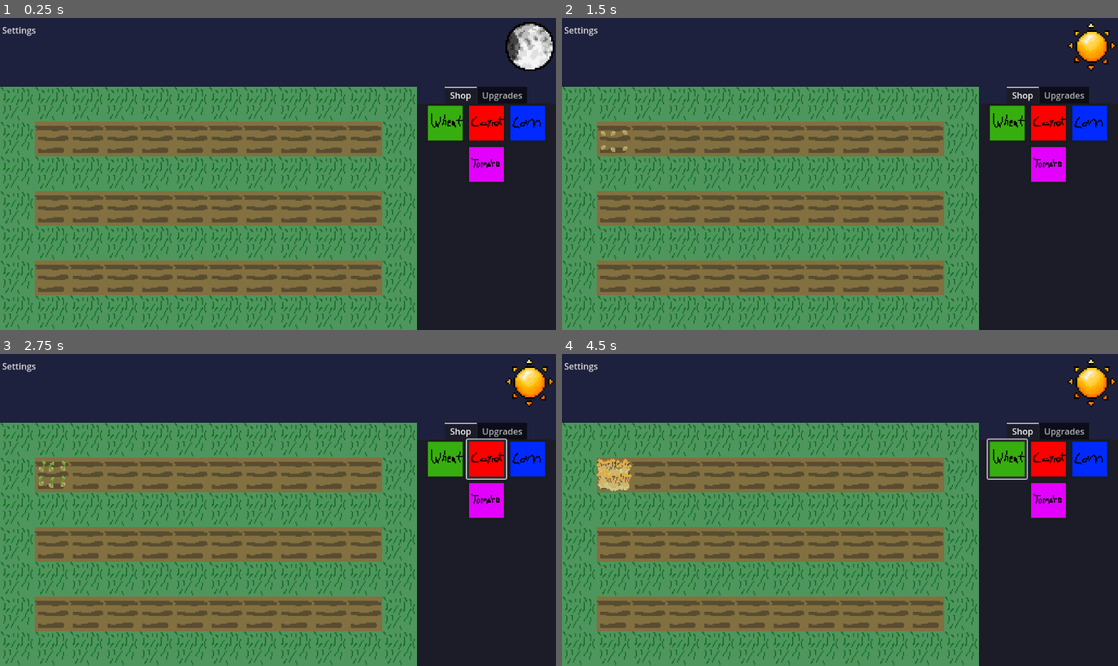
Above: before the commit, frames 1-4 (two rows, left to right).
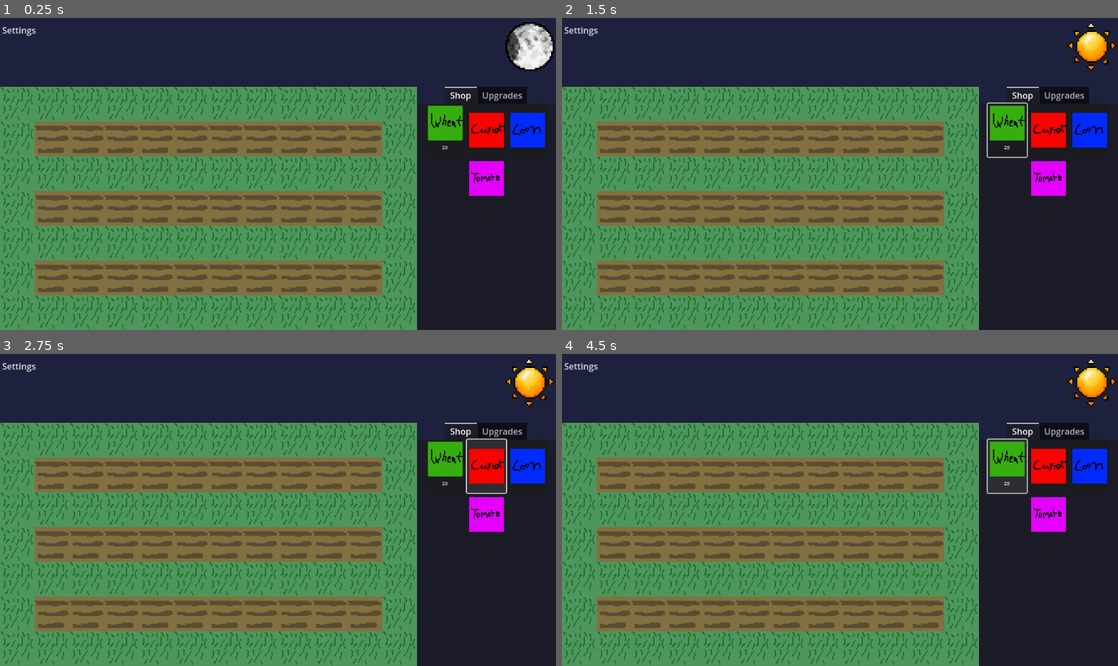
Above: after the commit, the same moments.

Repository: TalesOfXanthar/Wheather
Game: Godot game, scene res://scenes/main.tscn
The game is run twice, just before and just after one commit, with the same random seed, the same clock (stepped at 60 frames per second) and the same inputs.
Inputs (mouse positions are in pixels of both pictures, inside the frame that each line leads up to; where the layout moved, square brackets give the same spot in the first picture):
- Up to frame 1 (0.25 s): no input
- Up to frame 2 (1.5 s): click (1006, 130) [1006, 124] at 0.5 s; click (612, 139) at 1.27 s
- Up to frame 3 (2.75 s): click (489, 466) [489, 460] at 2 s
- Up to frame 4 (4.5 s): click (1090, 466) [1090, 460] at 2.75 s; click (1051, 513) [1051, 500] at 3.5 s; click (1006, 466) [1006, 460] at 4.25 s

The runs differ from the first frame. In frame 1, 1.6% of the frame differs, in the area x 79-99%, y 28-58%; in frame 2, 1.8%; in frame 3, 1.7%; in frame 4, 2.2%, in the area x 6-99%, y 28-58%.

Commit message:
Reapply "idkl"
This reverts commit b9c74f2c10fb389ac22117b3447a711aef86adbc.

Diff:
--- /dev/null
+++ b/Icon Font.tres
@@ -0,0 +1,4 @@
+[gd_resource type="Theme" format=3 uid="uid://cjjnou2sqyo8x"]
+
+[resource]
+Button/font_sizes/font_size = 9
--- a/scenes/UI.tscn
+++ b/scenes/UI.tscn
@@ -1,6 +1,7 @@
-[gd_scene load_steps=7 format=3 uid="uid://t7r3fcl5f6bq"]
+[gd_scene load_steps=8 format=3 uid="uid://t7r3fcl5f6bq"]
 
 [ext_resource type="Script" uid="uid://wjx33o3khby" path="res://scripts/ui.gd" id="1_dj8aq"]
+[ext_resource type="Theme" uid="uid://cjjnou2sqyo8x" path="res://Icon Font.tres" id="2_3wlde"]
 [ext_resource type="Texture2D" uid="uid://bmoaehn74ne2n" path="res://assets/wheat.png" id="2_ro3t7"]
 [ext_resource type="Texture2D" uid="uid://cmmif5vp3d5dg" path="res://assets/carrot.png" id="3_75u2n"]
 [ext_resource type="Texture2D" uid="uid://us1saam8jajh" path="res://assets/corn.png" id="4_3wlde"]
@@ -51,7 +52,11 @@
 
 [node name="Wheat Button" type="Button" parent="TabContainer/Shop"]
 layout_mode = 2
+theme = ExtResource("2_3wlde")
+text = "20"
 icon = ExtResource("2_ro3t7")
+icon_alignment = 1
+vertical_icon_alignment = 0
 
 [node name="Carrot Button" type="Button" parent="TabContainer/Shop"]
 layout_mode = 2
--- a/scenes/main.tscn
+++ b/scenes/main.tscn
@@ -1,8 +1,7 @@
-[gd_scene load_steps=8 format=4 uid="uid://ctgfbk7e8tmki"]
+[gd_scene load_steps=7 format=4 uid="uid://ctgfbk7e8tmki"]
 
 [ext_resource type="Texture2D" uid="uid://dcncdpr0golmm" path="res://assets/placeholder farmland.png" id="1_ok1o8"]
 [ext_resource type="Script" uid="uid://loim5gacwyl4" path="res://scripts/main.gd" id="1_sugp2"]
-[ext_resource type="PackedScene" uid="uid://dq8acyy4u0xct" path="res://scenes/crop.tscn" id="2_dvh1x"]
 [ext_resource type="PackedScene" uid="uid://4gh2l1ak2t18" path="res://scenes/moon.tscn" id="4_jyhfs"]
 [ext_resource type="PackedScene" uid="uid://t7r3fcl5f6bq" path="res://scenes/UI.tscn" id="5_tbgi4"]
 
@@ -46,122 +45,422 @@
 
 [node name="CropScenes" type="Node" parent="."]
 
-[node name="Placeholder Crop" parent="CropScenes" instance=ExtResource("2_dvh1x")]
+[node name="Placeholder Crop" parent="CropScenes"]
+_import_path = NodePath("")
+unique_name_in_owner = false
+process_mode = 0
+process_priority = 0
+process_physics_priority = 0
+process_thread_group = 0
+physics_interpolation_mode = 0
+auto_translate_mode = 0
+editor_description = ""
 top_level = true
 position = Vector2(96, 224)
-
-[node name="Placeholder Crop2" parent="CropScenes" instance=ExtResource("2_dvh1x")]
+script = null
+
+[node name="Placeholder Crop2" parent="CropScenes"]
+_import_path = NodePath("")
+unique_name_in_owner = false
+process_mode = 0
+process_priority = 0
+process_physics_priority = 0
+process_thread_group = 0
+physics_interpolation_mode = 0
+auto_translate_mode = 0
+editor_description = ""
 top_level = true
 position = Vector2(160, 224)
-
-[node name="Placeholder Crop3" parent="CropScenes" instance=ExtResource("2_dvh1x")]
+script = null
+
+[node name="Placeholder Crop3" parent="CropScenes"]
+_import_path = NodePath("")
+unique_name_in_owner = false
+process_mode = 0
+process_priority = 0
+process_physics_priority = 0
+process_thread_group = 0
+physics_interpolation_mode = 0
+auto_translate_mode = 0
+editor_description = ""
 top_level = true
 position = Vector2(224, 224)
-
-[node name="Placeholder Crop4" parent="CropScenes" instance=ExtResource("2_dvh1x")]
+script = null
+
+[node name="Placeholder Crop4" parent="CropScenes"]
+_import_path = NodePath("")
+unique_name_in_owner = false
+process_mode = 0
+process_priority = 0
+process_physics_priority = 0
+process_thread_group = 0
+physics_interpolation_mode = 0
+auto_translate_mode = 0
+editor_description = ""
 top_level = true
 position = Vector2(288, 224)
-
-[node name="Placeholder Crop5" parent="CropScenes" instance=ExtResource("2_dvh1x")]
+script = null
+
+[node name="Placeholder Crop5" parent="CropScenes"]
+_import_path = NodePath("")
+unique_name_in_owner = false
+process_mode = 0
+process_priority = 0
+process_physics_priority = 0
+process_thread_group = 0
+physics_interpolation_mode = 0
+auto_translate_mode = 0
+editor_description = ""
 top_level = true
 position = Vector2(352, 224)
-
-[node name="Placeholder Crop6" parent="CropScenes" instance=ExtResource("2_dvh1x")]
+script = null
+
+[node name="Placeholder Crop6" parent="CropScenes"]
+_import_path = NodePath("")
+unique_name_in_owner = false
+process_mode = 0
+process_priority = 0
+process_physics_priority = 0
+process_thread_group = 0
+physics_interpolation_mode = 0
+auto_translate_mode = 0
+editor_description = ""
 top_level = true
 position = Vector2(416, 224)
-
-[node name="Placeholder Crop7" parent="CropScenes" instance=ExtResource("2_dvh1x")]
+script = null
+
+[node name="Placeholder Crop7" parent="CropScenes"]
+_import_path = NodePath("")
+unique_name_in_owner = false
+process_mode = 0
+process_priority = 0
+process_physics_priority = 0
+process_thread_group = 0
+physics_interpolation_mode = 0
+auto_translate_mode = 0
+editor_description = ""
 top_level = true
 position = Vector2(480, 224)
-
-[node name="Placeholder Crop8" parent="CropScenes" instance=ExtResource("2_dvh1x")]
+script = null
+
+[node name="Placeholder Crop8" parent="CropScenes"]
+_import_path = NodePath("")
+unique_name_in_owner = false
+process_mode = 0
+process_priority = 0
+process_physics_priority = 0
+process_thread_group = 0
+physics_interpolation_mode = 0
+auto_translate_mode = 0
+editor_description = ""
 top_level = true
 position = Vector2(544, 224)
-
-[node name="Placeholder Crop9" parent="CropScenes" instance=ExtResource("2_dvh1x")]
+script = null
+
+[node name="Placeholder Crop9" parent="CropScenes"]
+_import_path = NodePath("")
+unique_name_in_owner = false
+process_mode = 0
+process_priority = 0
+process_physics_priority = 0
+process_thread_group = 0
+physics_interpolation_mode = 0
+auto_translate_mode = 0
+editor_description = ""
 top_level = true
 position = Vector2(608, 224)
-
-[node name="Placeholder Crop10" parent="CropScenes" instance=ExtResource("2_dvh1x")]
+script = null
+
+[node name="Placeholder Crop10" parent="CropScenes"]
+_import_path = NodePath("")
+unique_name_in_owner = false
+process_mode = 0
+process_priority = 0
+process_physics_priority = 0
+process_thread_group = 0
+physics_interpolation_mode = 0
+auto_translate_mode = 0
+editor_description = ""
 top_level = true
 position = Vector2(672, 224)
-
-[node name="Placeholder Crop11" parent="CropScenes" instance=ExtResource("2_dvh1x")]
+script = null
+
+[node name="Placeholder Crop11" parent="CropScenes"]
+_import_path = NodePath("")
+unique_name_in_owner = false
+process_mode = 0
+process_priority = 0
+process_physics_priority = 0
+process_thread_group = 0
+physics_interpolation_mode = 0
+auto_translate_mode = 0
+editor_description = ""
 top_level = true
 position = Vector2(96, 352)
-
-[node name="Placeholder Crop12" parent="CropScenes" instance=ExtResource("2_dvh1x")]
+script = null
+
+[node name="Placeholder Crop12" parent="CropScenes"]
+_import_path = NodePath("")
+unique_name_in_owner = false
+process_mode = 0
+process_priority = 0
+process_physics_priority = 0
+process_thread_group = 0
+physics_interpolation_mode = 0
+auto_translate_mode = 0
+editor_description = ""
 top_level = true
 position = Vector2(160, 352)
-
-[node name="Placeholder Crop13" parent="CropScenes" instance=ExtResource("2_dvh1x")]
+script = null
+
+[node name="Placeholder Crop13" parent="CropScenes"]
+_import_path = NodePath("")
+unique_name_in_owner = false
+process_mode = 0
+process_priority = 0
+process_physics_priority = 0
+process_thread_group = 0
+physics_interpolation_mode = 0
+auto_translate_mode = 0
+editor_description = ""
 top_level = true
 position = Vector2(224, 352)
-
-[node name="Placeholder Crop14" parent="CropScenes" instance=ExtResource("2_dvh1x")]
+script = null
+
+[node name="Placeholder Crop14" parent="CropScenes"]
+_import_path = NodePath("")
+unique_name_in_owner = false
+process_mode = 0
+process_priority = 0
+process_physics_priority = 0
+process_thread_group = 0
+physics_interpolation_mode = 0
+auto_translate_mode = 0
+editor_description = ""
 top_level = true
 position = Vector2(288, 352)
-
-[node name="Placeholder Crop15" parent="CropScenes" instance=ExtResource("2_dvh1x")]
+script = null
+
+[node name="Placeholder Crop15" parent="CropScenes"]
+_import_path = NodePath("")
+unique_name_in_owner = false
+process_mode = 0
+process_priority = 0
+process_physics_priority = 0
+process_thread_group = 0
+physics_interpolation_mode = 0
+auto_translate_mode = 0
+editor_description = ""
 top_level = true
 position = Vector2(352, 352)
-
-[node name="Placeholder Crop16" parent="CropScenes" instance=ExtResource("2_dvh1x")]
+script = null
+
+[node name="Placeholder Crop16" parent="CropScenes"]
+_import_path = NodePath("")
+unique_name_in_owner = false
+process_mode = 0
+process_priority = 0
+process_physics_priority = 0
+process_thread_group = 0
+physics_interpolation_mode = 0
+auto_translate_mode = 0
+editor_description = ""
 top_level = true
 position = Vector2(416, 352)
-
-[node name="Placeholder Crop17" parent="CropScenes" instance=ExtResource("2_dvh1x")]
+script = null
+
+[node name="Placeholder Crop17" parent="CropScenes"]
+_import_path = NodePath("")
+unique_name_in_owner = false
+process_mode = 0
+process_priority = 0
+process_physics_priority = 0
+process_thread_group = 0
+physics_interpolation_mode = 0
+auto_translate_mode = 0
+editor_description = ""
 top_level = true
 position = Vector2(480, 352)
-
-[node name="Placeholder Crop18" parent="CropScenes" instance=ExtResource("2_dvh1x")]
+script = null
+
+[node name="Placeholder Crop18" parent="CropScenes"]
+_import_path = NodePath("")
+unique_name_in_owner = false
+process_mode = 0
+process_priority = 0
+process_physics_priority = 0
+process_thread_group = 0
+physics_interpolation_mode = 0
+auto_translate_mode = 0
+editor_description = ""
 top_level = true
 position = Vector2(544, 352)
-
-[node name="Placeholder Crop19" parent="CropScenes" instance=ExtResource("2_dvh1x")]
+script = null
+
+[node name="Placeholder Crop19" parent="CropScenes"]
+_import_path = NodePath("")
+unique_name_in_owner = false
+process_mode = 0
+process_priority = 0
+process_physics_priority = 0
+process_thread_group = 0
+physics_interpolation_mode = 0
+auto_translate_mode = 0
+editor_description = ""
 top_level = true
 position = Vector2(608, 352)
-
-[node name="Placeholder Crop20" parent="CropScenes" instance=ExtResource("2_dvh1x")]
+script = null
+
+[node name="Placeholder Crop20" parent="CropScenes"]
+_import_path = NodePath("")
+unique_name_in_owner = false
+process_mode = 0
+process_priority = 0
+process_physics_priority = 0
+process_thread_group = 0
+physics_interpolation_mode = 0
+auto_translate_mode = 0
+editor_description = ""
 top_level = true
 position = Vector2(672, 352)
-
-[node name="Placeholder Crop21" parent="CropScenes" instance=ExtResource("2_dvh1x")]
+script = null
+
+[node name="Placeholder Crop21" parent="CropScenes"]
+_import_path = NodePath("")
+unique_name_in_owner = false
+process_mode = 0
+process_priority = 0
+process_physics_priority = 0
+process_thread_group = 0
+physics_interpolation_mode = 0
+auto_translate_mode = 0
+editor_description = ""
 top_level = true
 position = Vector2(96, 480)
-
-[node name="Placeholder Crop22" parent="CropScenes" instance=ExtResource("2_dvh1x")]
+script = null
+
+[node name="Placeholder Crop22" parent="CropScenes"]
+_import_path = NodePath("")
+unique_name_in_owner = false
+process_mode = 0
+process_priority = 0
+process_physics_priority = 0
+process_thread_group = 0
+physics_interpolation_mode = 0
+auto_translate_mode = 0
+editor_description = ""
 top_level = true
 position = Vector2(160, 480)
-
-[node name="Placeholder Crop23" parent="CropScenes" instance=ExtResource("2_dvh1x")]
+script = null
+
+[node name="Placeholder Crop23" parent="CropScenes"]
+_import_path = NodePath("")
+unique_name_in_owner = false
+process_mode = 0
+process_priority = 0
+process_physics_priority = 0
+process_thread_group = 0
+physics_interpolation_mode = 0
+auto_translate_mode = 0
+editor_description = ""
 top_level = true
 position = Vector2(224, 480)
-
-[node name="Placeholder Crop24" parent="CropScenes" instance=ExtResource("2_dvh1x")]
+script = null
+
+[node name="Placeholder Crop24" parent="CropScenes"]
+_import_path = NodePath("")
+unique_name_in_owner = false
+process_mode = 0
+process_priority = 0
+process_physics_priority = 0
+process_thread_group = 0
+physics_interpolation_mode = 0
+auto_translate_mode = 0
+editor_description = ""
 top_level = true
 position = Vector2(288, 480)
-
-[node name="Placeholder Crop25" parent="CropScenes" instance=ExtResource("2_dvh1x")]
+script = null
+
+[node name="Placeholder Crop25" parent="CropScenes"]
+_import_path = NodePath("")
+unique_name_in_owner = false
+process_mode = 0
+process_priority = 0
+process_physics_priority = 0
+process_thread_group = 0
+physics_interpolation_mode = 0
+auto_translate_mode = 0
+editor_description = ""
 top_level = true
 position = Vector2(352, 480)
-
-[node name="Placeholder Crop26" parent="CropScenes" instance=ExtResource("2_dvh1x")]
+script = null
+
+[node name="Placeholder Crop26" parent="CropScenes"]
+_import_path = NodePath("")
+unique_name_in_owner = false
+process_mode = 0
+process_priority = 0
+process_physics_priority = 0
+process_thread_group = 0
+physics_interpolation_mode = 0
+auto_translate_mode = 0
+editor_description = ""
 top_level = true
 position = Vector2(416, 480)
-
-[node name="Placeholder Crop27" parent="CropScenes" instance=ExtResource("2_dvh1x")]
+script = null
+
+[node name="Placeholder Crop27" parent="CropScenes"]
+_import_path = NodePath("")
+unique_name_in_owner = false
+process_mode = 0
+process_priority = 0
+process_physics_priority = 0
+process_thread_group = 0
+physics_interpolation_mode = 0
+auto_translate_mode = 0
+editor_description = ""
 top_level = true
 position = Vector2(480, 480)
-
-[node name="Placeholder Crop28" parent="CropScenes" instance=ExtResource("2_dvh1x")]
+script = null
+
+[node name="Placeholder Crop28" parent="CropScenes"]
+_import_path = NodePath("")
+unique_name_in_owner = false
+process_mode = 0
+process_priority = 0
+process_physics_priority = 0
+process_thread_group = 0
+physics_interpolation_mode = 0
+auto_translate_mode = 0
+editor_description = ""
 top_level = true
 position = Vector2(544, 480)
-
-[node name="Placeholder Crop29" parent="CropScenes" instance=ExtResource("2_dvh1x")]
+script = null
+
+[node name="Placeholder Crop29" parent="CropScenes"]
+_import_path = NodePath("")
+unique_name_in_owner = false
+process_mode = 0
+process_priority = 0
+process_physics_priority = 0
+process_thread_group = 0
+physics_interpolation_mode = 0
+auto_translate_mode = 0
+editor_description = ""
 top_level = true
 position = Vector2(608, 480)
-
-[node name="Placeholder Crop30" parent="CropScenes" instance=ExtResource("2_dvh1x")]
+script = null
+
+[node name="Placeholder Crop30" parent="CropScenes"]
+_import_path = NodePath("")
+unique_name_in_owner = false
+process_mode = 0
+process_priority = 0
+process_physics_priority = 0
+process_thread_group = 0
+physics_interpolation_mode = 0
+auto_translate_mode = 0
+editor_description = ""
 top_level = true
 position = Vector2(672, 480)
+script = null
--- /dev/null
+++ b/scenes/placeholder_crop.tscn
@@ -0,0 +1,117 @@
+[gd_scene load_steps=15 format=3 uid="uid://pv7y6o0xsaay"]
+
+[ext_resource type="Script" uid="uid://d4gr35n32udag" path="res://scripts/placeholder_crop.gd" id="1_pauwt"]
+[ext_resource type="Texture2D" uid="uid://bf2y6572yp06x" path="res://assets/carrot_spritesheet.png" id="2_1iseo"]
+[ext_resource type="Texture2D" uid="uid://bvjbngnqj123j" path="res://assets/wheat_spritesheet.png" id="2_o6suj"]
+[ext_resource type="Script" uid="uid://cwsqv66qn2idc" path="res://scripts/plant_dictionary.gd" id="3_5xma4"]
+
+[sub_resource type="AtlasTexture" id="AtlasTexture_s6sgs"]
+atlas = ExtResource("2_1iseo")
+region = Rect2(0, 0, 64, 64)
+
+[sub_resource type="AtlasTexture" id="AtlasTexture_ag0bd"]
+atlas = ExtResource("2_1iseo")
+region = Rect2(64, 0, 64, 64)
+
+[sub_resource type="AtlasTexture" id="AtlasTexture_r45ep"]
+atlas = ExtResource("2_1iseo")
+region = Rect2(0, 64, 64, 64)
+
+[sub_resource type="AtlasTexture" id="AtlasTexture_lremn"]
+atlas = ExtResource("2_1iseo")
+region = Rect2(64, 64, 64, 64)
+
+[sub_resource type="AtlasTexture" id="AtlasTexture_0aunw"]
+atlas = ExtResource("2_o6suj")
+region = Rect2(0, 0, 64, 64)
+
+[sub_resource type="AtlasTexture" id="AtlasTexture_17ss8"]
+atlas = ExtResource("2_o6suj")
+region = Rect2(64, 0, 64, 64)
+
+[sub_resource type="AtlasTexture" id="AtlasTexture_jjnpl"]
+atlas = ExtResource("2_o6suj")
+region = Rect2(0, 64, 64, 64)
+
+[sub_resource type="AtlasTexture" id="AtlasTexture_ey21h"]
+atlas = ExtResource("2_o6suj")
+region = Rect2(64, 64, 64, 64)
+
+[sub_resource type="SpriteFrames" id="SpriteFrames_apr6d"]
+animations = [{
+"frames": [{
+"duration": 1.0,
+"texture": SubResource("AtlasTexture_s6sgs")
+}, {
+"duration": 1.0,
+"texture": SubResource("AtlasTexture_ag0bd")
+}, {
+"duration": 1.0,
+"texture": SubResource("AtlasTexture_r45ep")
+}, {
+"duration": 1.0,
+"texture": SubResource("AtlasTexture_lremn")
+}],
+"loop": true,
+"name": &"Carrot",
+"speed": 5.0
+}, {
+"frames": [{
+"duration": 1.0,
+"texture": null
+}],
+"loop": true,
+"name": &"Ground",
+"speed": 5.0
+}, {
+"frames": [{
+"duration": 1.0,
+"texture": SubResource("AtlasTexture_0aunw")
+}, {
+"duration": 1.0,
+"texture": SubResource("AtlasTexture_17ss8")
+}, {
+"duration": 1.0,
+"texture": SubResource("AtlasTexture_jjnpl")
+}, {
+"duration": 1.0,
+"texture": SubResource("AtlasTexture_ey21h")
+}],
+"loop": true,
+"name": &"Wheat",
+"speed": 5.0
+}]
+
+[sub_resource type="RectangleShape2D" id="RectangleShape2D_6hy72"]
+size = Vector2(64, 64)
+
+[node name="Placeholder_Crop" type="Node2D"]
+script = ExtResource("1_pauwt")
+
+[node name="AnimatedSprite2D" type="AnimatedSprite2D" parent="."]
+position = Vector2(296, 568)
+sprite_frames = SubResource("SpriteFrames_apr6d")
+animation = &"Ground"
+offset = Vector2(-296, -568)
+
+[node name="CropButton" type="Button" parent="AnimatedSprite2D"]
+visibility_layer = 0
+offset_left = -328.0
+offset_top = -600.0
+offset_right = -264.0
+offset_bottom = -536.0
+
+[node name="StaticBody2D" type="Area2D" parent="."]
+
+[node name="CollisionShape2D" type="CollisionShape2D" parent="StaticBody2D"]
+shape = SubResource("RectangleShape2D_6hy72")
+
+[node name="CropGrowthIncrementTimer" type="Timer" parent="."]
+wait_time = 10.0
+
+[node name="PlantDictionaryScript" type="Node" parent="."]
+script = ExtResource("3_5xma4")
+
+[connection signal="pressed" from="AnimatedSprite2D/CropButton" to="." method="_on_button_pressed"]
+[connection signal="mouse_entered" from="StaticBody2D" to="." method="_on_static_body_2d_mouse_entered"]
+[connection signal="timeout" from="CropGrowthIncrementTimer" to="." method="_on_timer_timeout"]
Renamed: scenes/menu_button.gd -> scripts/menu_button.gd
Renamed: scenes/menu_button.gd.uid -> scripts/menu_button.gd.uid
